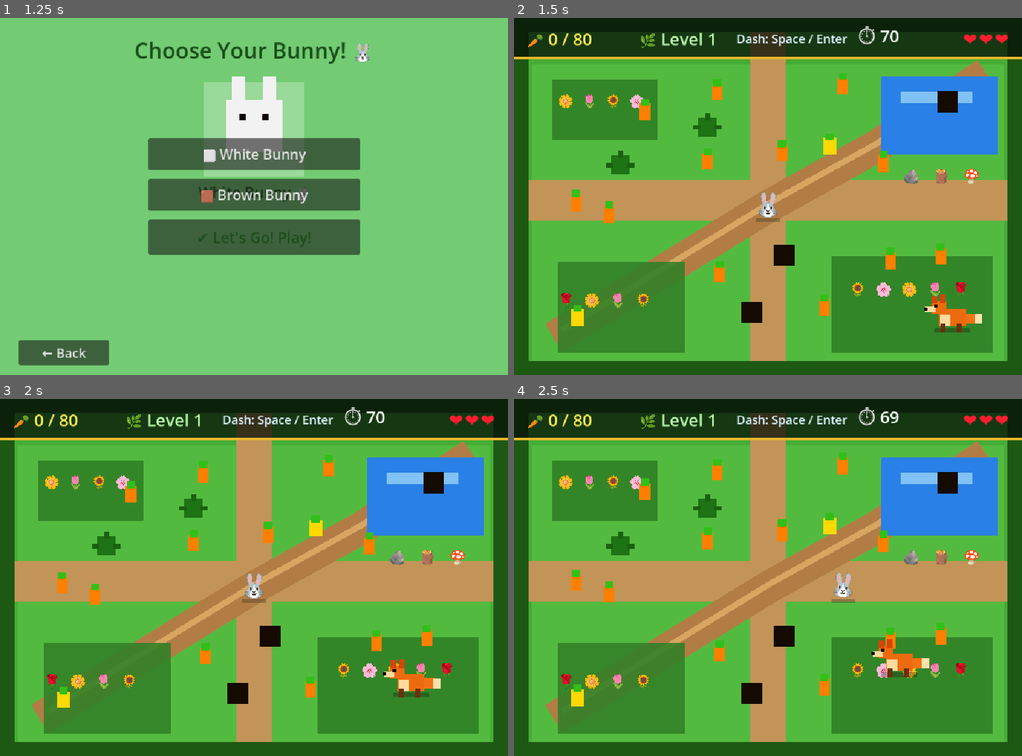
Above: before the commit, frames 1-4 (two rows, left to right).
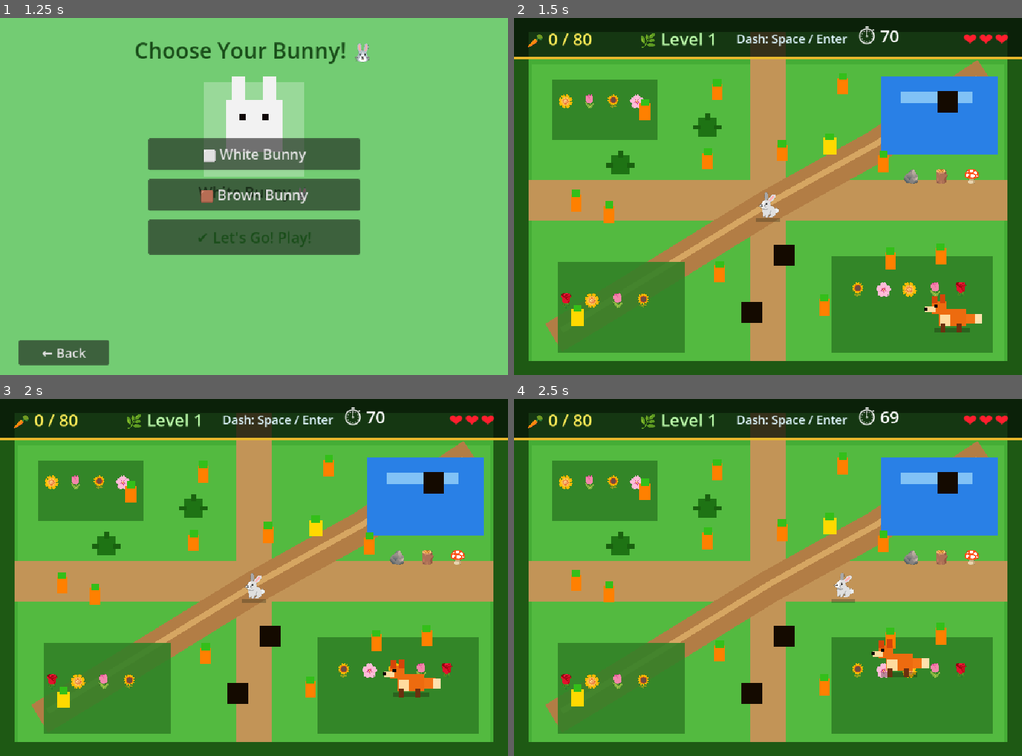
Above: after the commit, the same moments.

Repository: hamzabasem900-source/RUBBY
Game: Godot game, scene res://scenes/MainMenu.tscn
Same seed, same stepped clock (60 frames per second), same inputs: the game is played once before the commit and once after it.
Inputs:
- Up to frame 1 (1.25 s): click "▶ Start Game" at 0.5 s
- Up to frame 2 (1.5 s): click "✔ Let's Go! Play!" at 1.25 s
- Up to frame 3 (2 s): no input
- Up to frame 4 (2.5 s): tap Enter (ui_accept) at 2, 2.27 s; hold D (move_right) from 2.03 s (still down)

Frame 1 is identical in both runs. In frame 2, 0.2% of the frame differs, in the area x 48-53%, y 48-57%; in frame 3, 0.2%; in frame 4, 0.2%.

Commit message:
Restore side bunny facing

Diff:
--- a/scenes/Player.tscn
+++ b/scenes/Player.tscn
@@ -28,7 +28,7 @@
 offset_right = 39.0
 offset_bottom = 34.0
 theme_override_font_sizes/font_size = 58
-text = "🐰"
+text = "🐇"
 horizontal_alignment = 1
 vertical_alignment = 1
 
--- a/scripts/player.gd
+++ b/scripts/player.gd
@@ -24,7 +24,7 @@
 var _hop_time:      float = 0.0
 var _bunny_icon_base_position: Vector2 = Vector2.ZERO
 var _bunny_icon_base_scale: Vector2 = Vector2.ONE
-var _bunny_facing_right: bool = false
+var _bunny_facing_right: bool = true
 
 var character_colors: Dictionary = {
 	"white_bunny": Color(0.95, 0.95, 0.95),
@@ -49,7 +49,7 @@
 	if ear_r:  ear_r.color  = col
 	if tail:   tail.color   = Color(col.r * 0.88, col.g * 0.88, col.b * 0.88)
 	if bunny_icon:
-		bunny_icon.text = "🐰" if GameManager.selected_character == "white_bunny" else "🐇"
+		bunny_icon.text = "🐇"
 		_bunny_icon_base_position = bunny_icon.position
 		_bunny_icon_base_scale = Vector2(abs(bunny_icon.scale.x), abs(bunny_icon.scale.y))
 		bunny_icon.scale = _get_bunny_facing_scale(0.0)
@@ -118,8 +118,8 @@
 		return
 	var t: float = min(delta * 10.0, 1.0)
 	if abs(dir.x) > 0.05:
-		# The bunny emoji artwork naturally faces left, so mirror only the
-		# visual Label when moving right. The physics root stays positive.
+		# The bunny artwork naturally faces right, so mirror only the
+		# visual Label when moving left. The physics root stays positive.
 		_bunny_facing_right = dir.x > 0.0
 
 	if dir.length() <= 0.0:
@@ -139,7 +139,7 @@
 	bunny_icon.rotation = tilt
 
 func _get_bunny_facing_scale(squash: float) -> Vector2:
-	var facing_sign := -1.0 if _bunny_facing_right else 1.0
+	var facing_sign := 1.0 if _bunny_facing_right else -1.0
 	return _bunny_icon_base_scale * Vector2(
 		facing_sign * (1.0 + squash * 0.05),
 		1.0 - squash * 0.04
